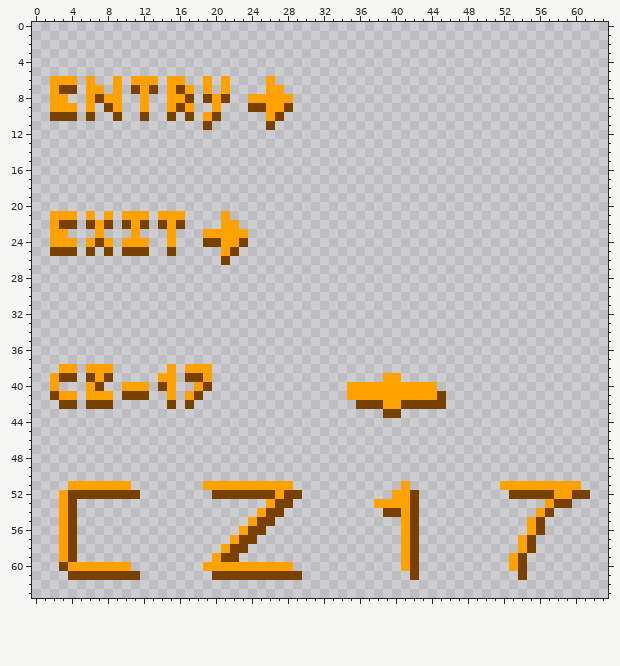
Pixel-art file: Assets/Art/decals.ase. The first picture shows the starting point.
64x64 pixels, 1 frame.
After the commit:
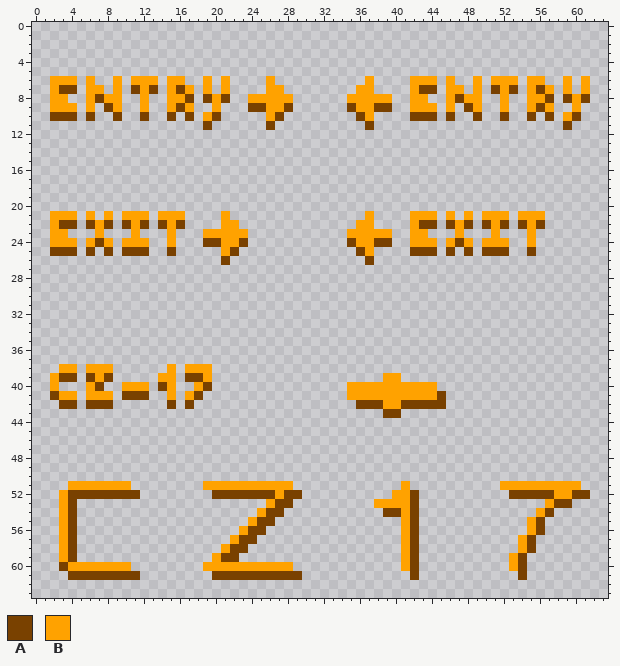
Palette (. is transparent): A #794100  B #ffa200
The exact change:
y 6: x 37 . -> B; x 42..44 ... -> BBB; x 46 . -> B; x 49 . -> B; x 51..53 ... -> BBB; x 55..56 .. -> BB; x 59 . -> B; x 61 . -> B
y 7: x 36..37 .. -> BB; x 42..44 ... -> BAA; x 46..47 .. -> BB; x 49 . -> B; x 51..53 ... -> ABA; x 55..57 ... -> BAB; x 59 . -> B; x 61 . -> B
y 8: x 35..39 ..... -> BBBBB; x 42..43 .. -> BB; x 46..49 .... -> BABB; x 52 . -> B; x 55..57 ... -> BBA; x 59..61 ... -> ABA
y 9: x 35..39 ..... -> ABBAA; x 42..44 ... -> BBB; x 46 . -> B; x 48..49 .. -> AB; x 52 . -> B; x 55..57 ... -> BAB; x 60 . -> B
y 10: x 36..37 .. -> AB; x 42..44 ... -> AAA; x 46 . -> A; x 49 . -> A; x 52 . -> A; x 55 . -> A; x 57 . -> A; x 59..60 .. -> BA
y 11: x 37 . -> A; x 59 . -> A
y 21: x 37 . -> B; x 42..44 ... -> BBB; x 46 . -> B; x 48 . -> B; x 50..52 ... -> BBB; x 54..56 ... -> BBB
y 22: x 36..37 .. -> BB; x 42..44 ... -> BAA; x 46..48 ... -> ABA; x 50..52 ... -> ABA; x 54..56 ... -> ABA
y 23: x 35..39 ..... -> BBBBB; x 42..43 .. -> BB; x 47 . -> B; x 51 . -> B; x 55 . -> B
y 24: x 35..39 ..... -> ABBAA; x 42..44 ... -> BBB; x 46..48 ... -> BAB; x 50..52 ... -> BBB; x 55 . -> B
y 25: x 36..37 .. -> AB; x 42..44 ... -> AAA; x 46 . -> A; x 48 . -> A; x 50..52 ... -> AAA; x 55 . -> A
y 26: x 37 . -> A
Pixel boxes of the changes (left, top, right, bottom) in both pictures:
added: (347, 76, 590, 130)
added: (347, 211, 545, 265)
